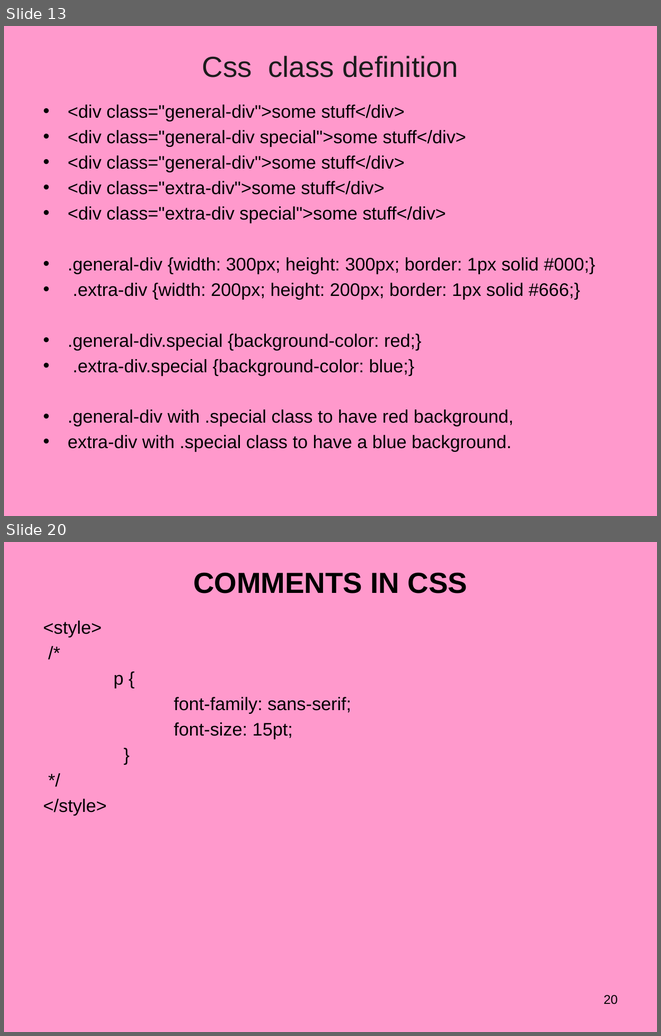
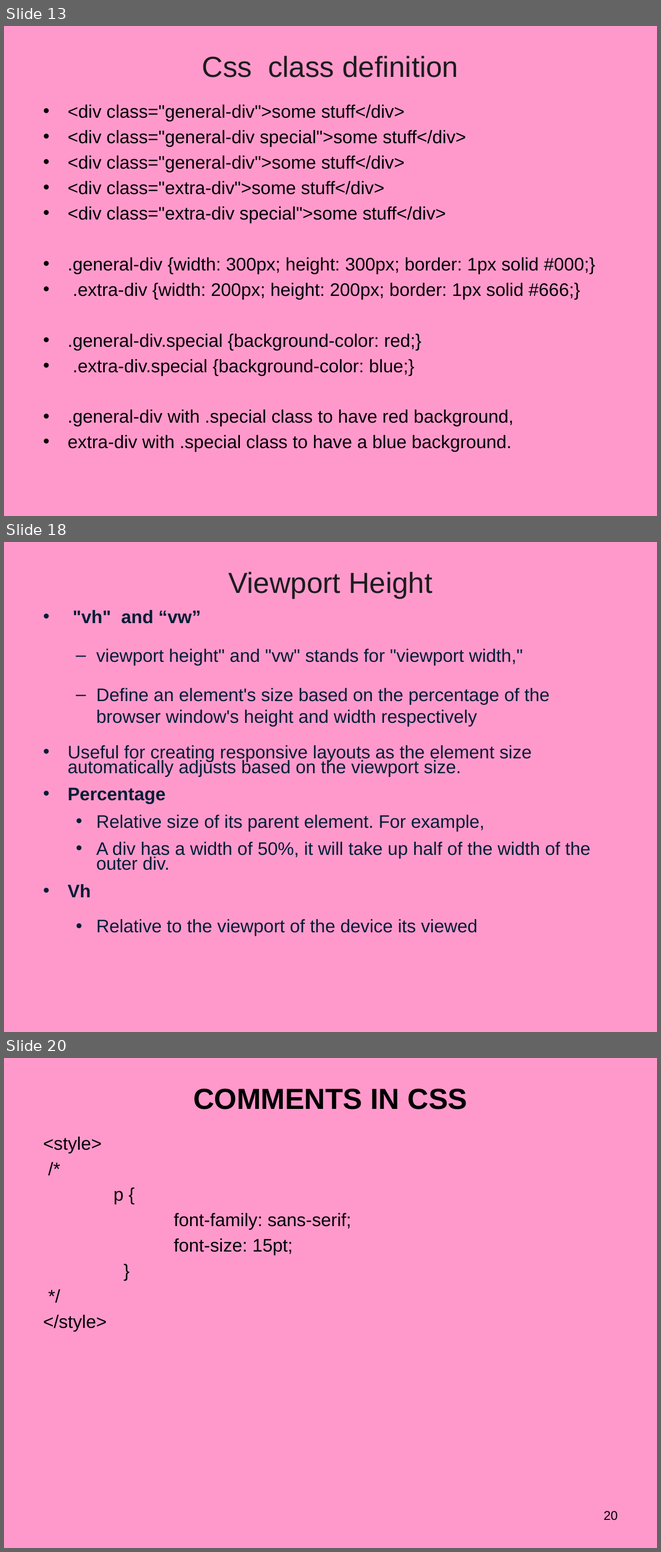
Before and after one commit to vatsanTraining/ui_june_2024, a slide deck: CSS_2024.pptx. Shown one above the other, each under a label of ours: slides 13 and 20 before the commit, slides 13, 18 and 20 after it; the slides between them are not shown. The pictures are 661x1036 and 661x1552 pixels, drawn with LibreOffice and Linux fonts; fonts in the diff are those of the drawing; background and template pictures are left out. Boxes give left, top, right and bottom in pixels: in the first picture for what was removed or moved away, otherwise in the second. Text is boxed around its words. In the diff, an @@ line names an element or a change of style, - is before the commit and + after.

```diff
--- a/CSS_2024.pptx
+++ b/CSS_2024.pptx
@@ slide 18 added at (4, 542, 657, 1032), background picture (left out) @@
@@ title added at (228, 572, 432, 598), 32 pt, text #1C1C1C @@
+Viewport Height
@@ text added at (68, 610, 591, 936), 20 pt, text #001D35 @@
+• "vh" and “vw”
+  – viewport height" and "vw" stands for "viewport width,"
+  – Define an element's size based on the percentage of the browser window's height and width respectively
+• Useful for creating responsive layouts as the element size automatically adjusts based on the viewport size.
+• Percentage
+  • Relative size of its parent element. For example,
+  • A div has a width of 50%, it will take up half of the width of the outer div.
+• Vh
+  • Relative to the viewport of the device its viewed
```
Also in this commit, not shown: 3 slides changed, 7 other slides added, 6 slides removed, 24 other files.
